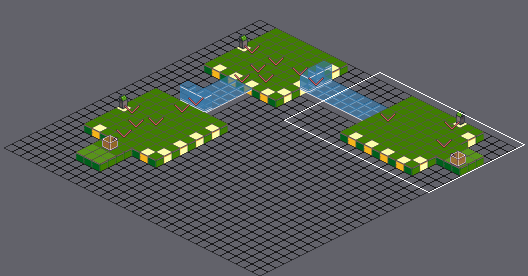
A Tiled map (JSON) gets an edit: src/map/floor1-tut-vr2.json. The first picture is a wide view before the edit; the outline marks the close-up.
Close-up. The starting point:
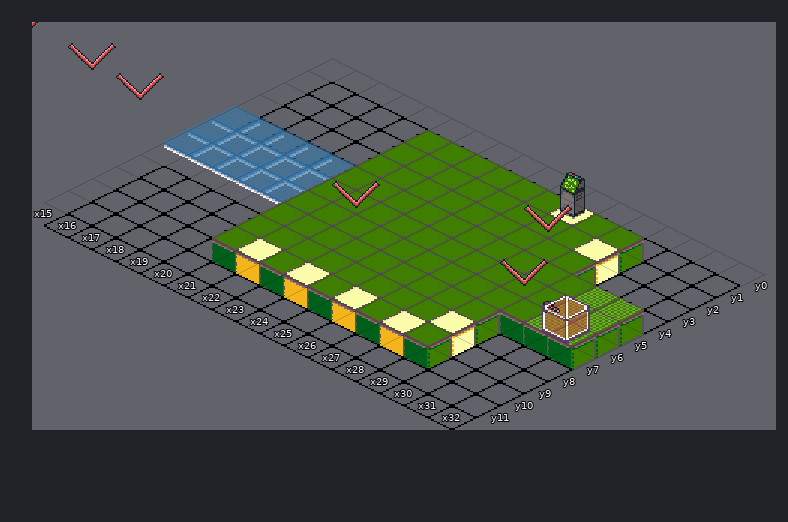
Cells are 32x16 px. Isometric: x runs down to the right, y down to the left. Shown: x 15..32, y 0..11. The commit also changed other parts of the map, which this record leaves out. Tiles whose own drawing changed are shown in their newer look in all pictures. Layer "Tiles" is drawn 0,16 px off the grid.
The result:
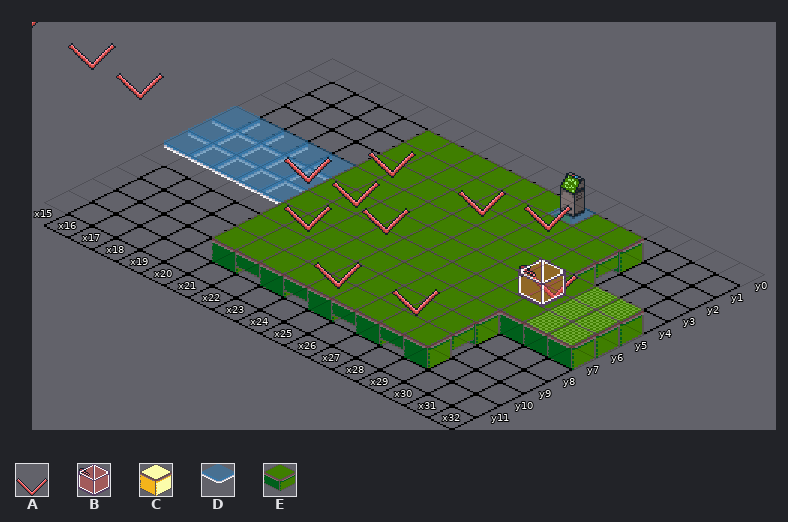
Key: from "control": A 1, B 6; from "floors": C 56, D 59, E 60.
_ is an empty cell.
Objects are placed by the point they stand on, in cells (3,4 is the top-left corner of cell 3,4); size is 1x1 cell unless given.
Tiles replaced or removed in this view: C.
From old to new:
Changed rows in their new state; . is an unchanged cell.
Layer "Tiles":
first column x 26:
 1 D..
 2 ..E
first column x 21:
 8 .......E
 9 E.E.E.E.
Layer "Objects":
changed: A "MarkerJason8" at 28.5,5.5 size 1x2 -> A "MarkerJason8" at 29.8,5.5 size 1x2
changed: B "MarkerFromVR3" at 31.8,7 size 1x2 -> B "MarkerFromVR3" at 29.8,6 size 1x2
changed: outside this view -> A "MarkerPlayer" at 21.8,7.8 size 1x2
added: A "MarkerRobot4" at 24.8,3.5 size 1x2
added: A "MarkerRobot6" at 21.2,3.8 size 1x2
added: A "MarkerGate3" at 19.8,5.8 size 1x2
added: A "MarkerAda2" at 23.5,6.2 size 1x2
added: A "MarkerRobot5" at 27.5,9 size 1x2
added: A "MarkerRobot3" at 24.8,9.5 size 1x2
Boxes around the changes in both close-ups, in picture pixels (x1, y1, x2, y2):
changed: (236, 151, 620, 356)
